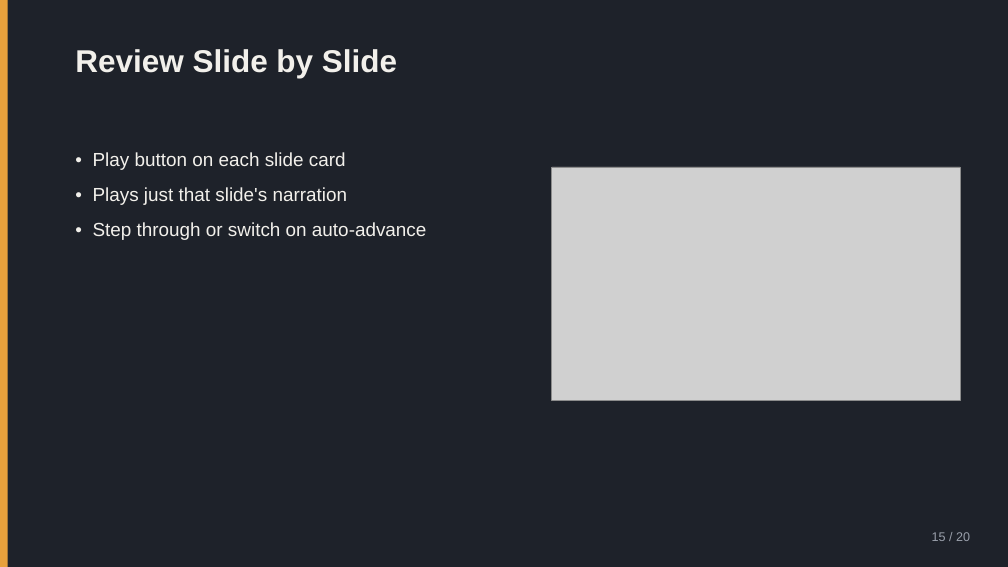
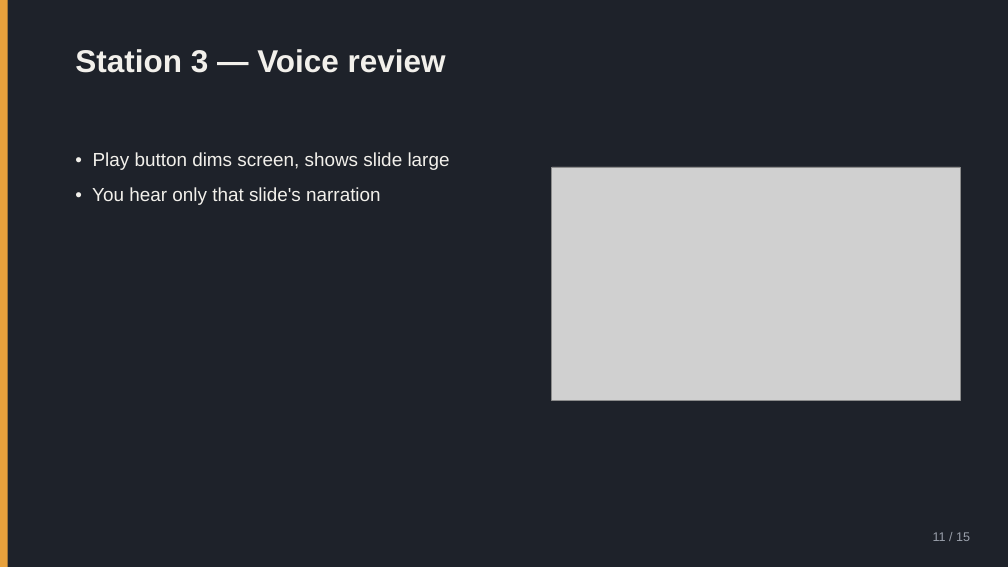
Before and after one commit to nikolaidk/voice, a slide deck: slide 11 of docs/user-guide.pptx (slide 15 before the commit). Drawn at 1008x567 pixels with LibreOffice and Linux fonts; fonts in the diff are those of the drawing; grey boxes stand for pictures. Boxes give left, top, right and bottom in pixels: in the first picture for what was removed or moved away, otherwise in the second. Text is boxed around its words. In the diff, an @@ line names an element or a change of style, - is before the commit and + after.

```diff
--- a/docs/user-guide.pptx
+++ b/docs/user-guide.pptx
@@ text at [75,49,446,73]: text changed @@
-Review Slide by Slide
+Station 3 — Voice review
@@ text at [92,152,450,205]: text changed @@
-• Play button on each slide card
-• Plays just that slide's narration
-• Step through or switch on auto-advance
+• Play button dims screen, shows slide large
+• You hear only that slide's narration
@@ text at [933,532,970,541]: text changed @@
-15 / 20
+11 / 15
```
Also in this commit, not shown: 8 other slides changed, 6 slides added, 11 slides removed, 2 other files.
